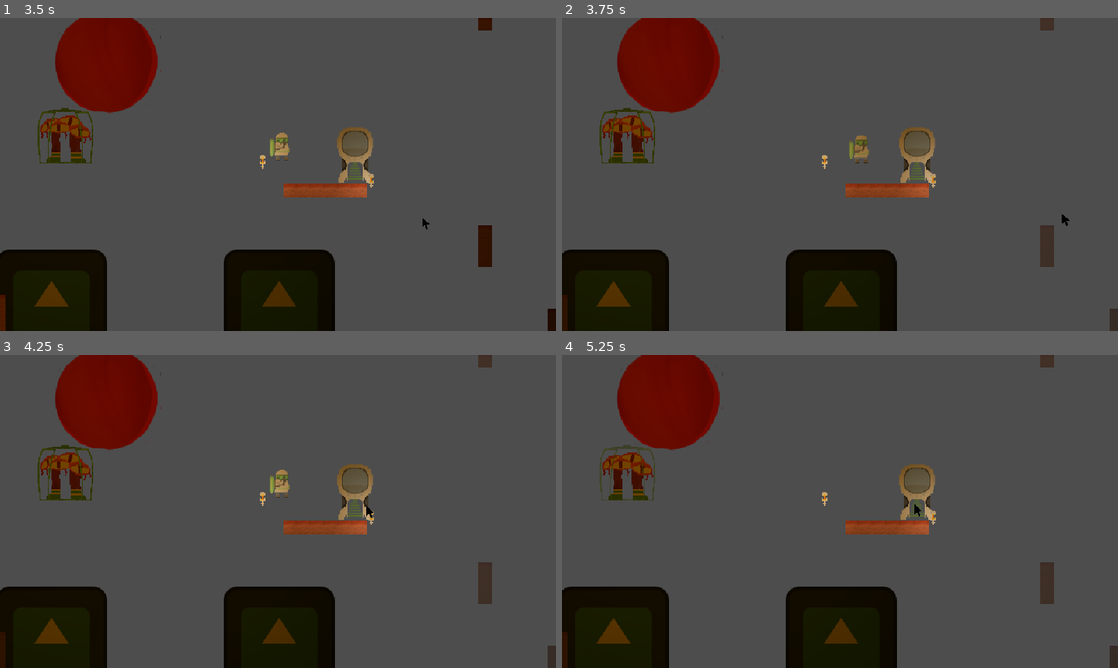
Above: before the commit, frames 1-4 (two rows, left to right).
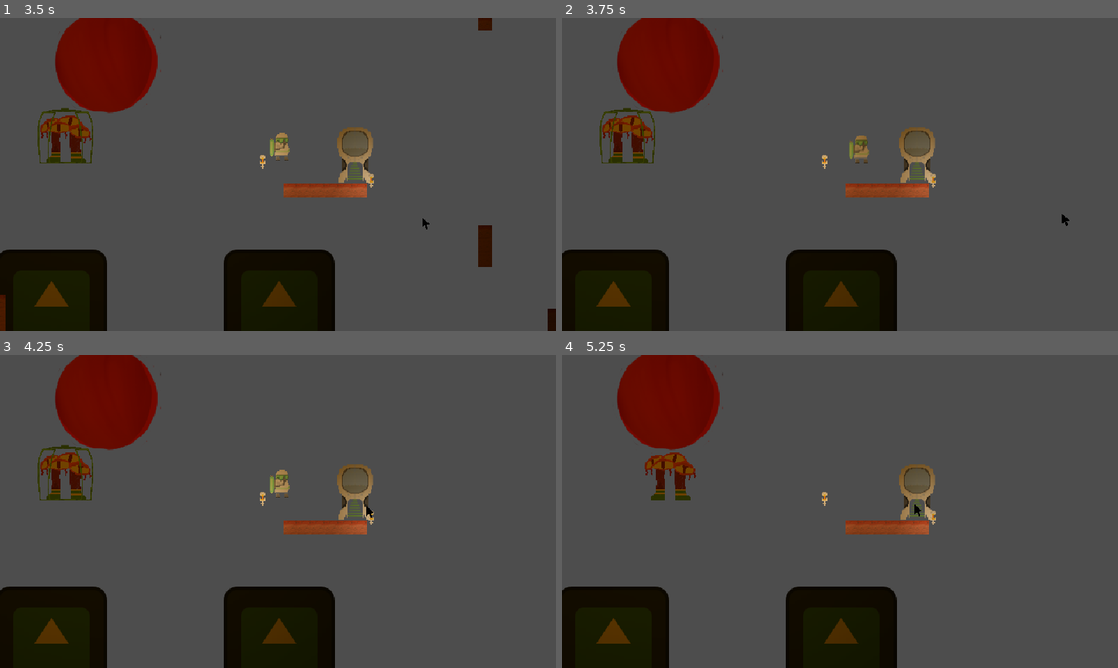
Above: after the commit, the same moments.

Repository: LeResteDuMonde/GameJamPSU
Game: Godot game, scene res://scene/Main.tscn
Two runs of this game, one before a commit and one after it. Both use one fixed random seed, a clock stepped at 60 frames per second and the inputs below. The engine's default icon, where the game draws it, is replaced by a stand-in: a white triangle on a blue panel in a dark square.
Inputs (mouse positions are in pixels of both pictures, inside the frame that each line leads up to):
- Up to frame 1 (3.5 s): tap Enter at 0.5 s; move the mouse to (400, 158) at 0.52 s; hold D (right) 0.53-2.03 s; click (400, 158) at 0.6 s; tap Space (jump) at 0.77, 1.52, 3.02 s; move the mouse to (166, 190) at 1.27 s; click (166, 190) at 1.35 s; move the mouse to (333, 105) at 2.02 s; hold A (left) 2.03-2.78 s; click (333, 105) at 2.1 s; move the mouse to (250, 237) at 2.77 s; hold D (right) from 2.78 s (still down); click (250, 237) at 2.85 s
- Up to frame 2 (3.75 s): keep holding D (right); move the mouse to (1006, 221) at 3.52 s; click (1006, 221) at 3.6 s
- Up to frame 3 (4.25 s): keep holding D (right); tap Space (jump) at 3.77 s
- Up to frame 4 (5.25 s): move the mouse to (673, 464) at 4.27 s; release D (right) at 4.28 s; hold A (left) 4.28-5.03 s; click (673, 464) at 4.35 s; tap Space (jump) at 4.52 s; move the mouse to (867, 511) at 5.02 s; hold D (right) from 5.03 s (still down); click (867, 511) at 5.1 s

Frame 1 is identical in both runs. In frame 2, 0.7% of the frame differs, in the area x 0-100%, y 0-100%; in frame 3, 0.7%; in frame 4, 2.4%.

Commit message:
delete now takes group name as argument

Diff:
--- a/script/deletable.gd
+++ b/script/deletable.gd
@@ -6,7 +6,7 @@
 func unhighlight():
 	modulate.a = 1
 
-func delete():
-#	print("delete")
+func delete(g):
+	print_debug("delete")
 #	AudioManager.play("clic")
 	queue_free()
--- a/script/deletableArea.gd
+++ b/script/deletableArea.gd
@@ -16,13 +16,15 @@
 	#	print_debug("area entered")
 	if isCursor(area) && GameManager.isDeletePhase:
 		for g in object.get_groups():
-			get_tree().call_group(g, "highlight")
+			if g != "_physics_process":
+				get_tree().call_group(g, "highlight")
 		isSelected = true
 
 func onAreaExited(area):
 	if isCursor(area) && GameManager.isDeletePhase:
 		for g in object.get_groups():
-			get_tree().call_group(g, "unhighlight")
+			if g != "_physics_process":
+				get_tree().call_group(g, "unhighlight")
 		isSelected = false
 
 func _input(event):
@@ -32,8 +34,10 @@
 	if event.is_action_released("click") && isSelected && GameManager.isDeletePhase:
 	#	print_debug("click")
 		for g in object.get_groups():
+			#print_debug("")
 	#		print_debug("click groupe %s"%g)
-	#		if g != "_physics_process":
-				print_debug("groupe %s is called to be deleted" % g)
+			if g != "_physics_process":
+			#	print_debug(get_tree().get_first_node_in_group(g).delete(g))
+			#	print_debug("groupe %s is called to be deleted" % g)
 				get_tree().call_group(g, "delete",g)
 		GameManager.switchToPlayPhase()
--- a/script/manager/gameManager.gd
+++ b/script/manager/gameManager.gd
@@ -10,7 +10,11 @@
 var player1Alive = true
 var player2Alive = true
 var currPlayer = 1
+
+#dying of oxigene
 var timeEnable = false
+var timeStamp = 0
+var timeToDeath = 10
 
 # Called when the node enters the scene tree for the first time.
 func _ready():
Not shown: 1 places in scene/samScene.tscn that only renumber resources
